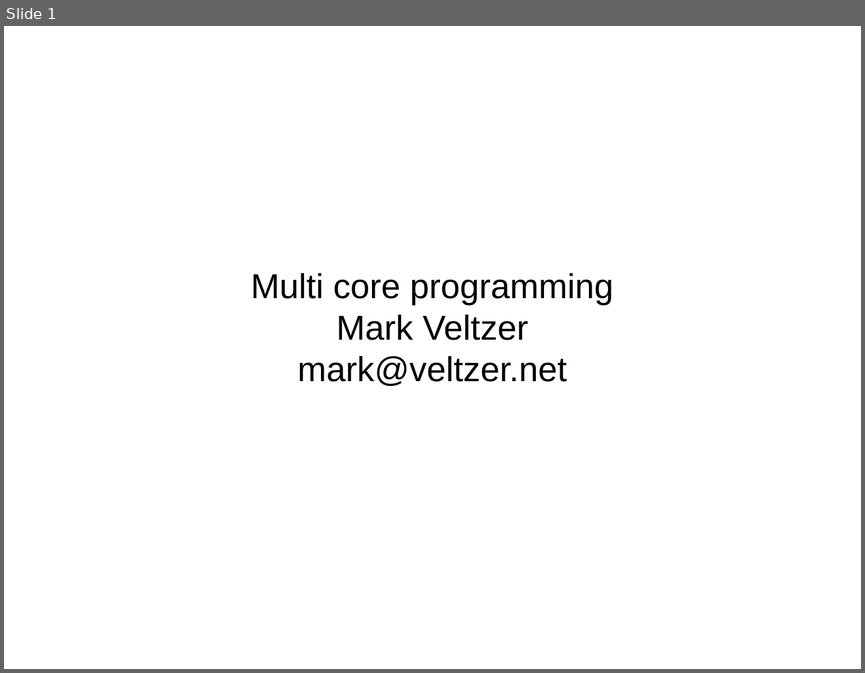
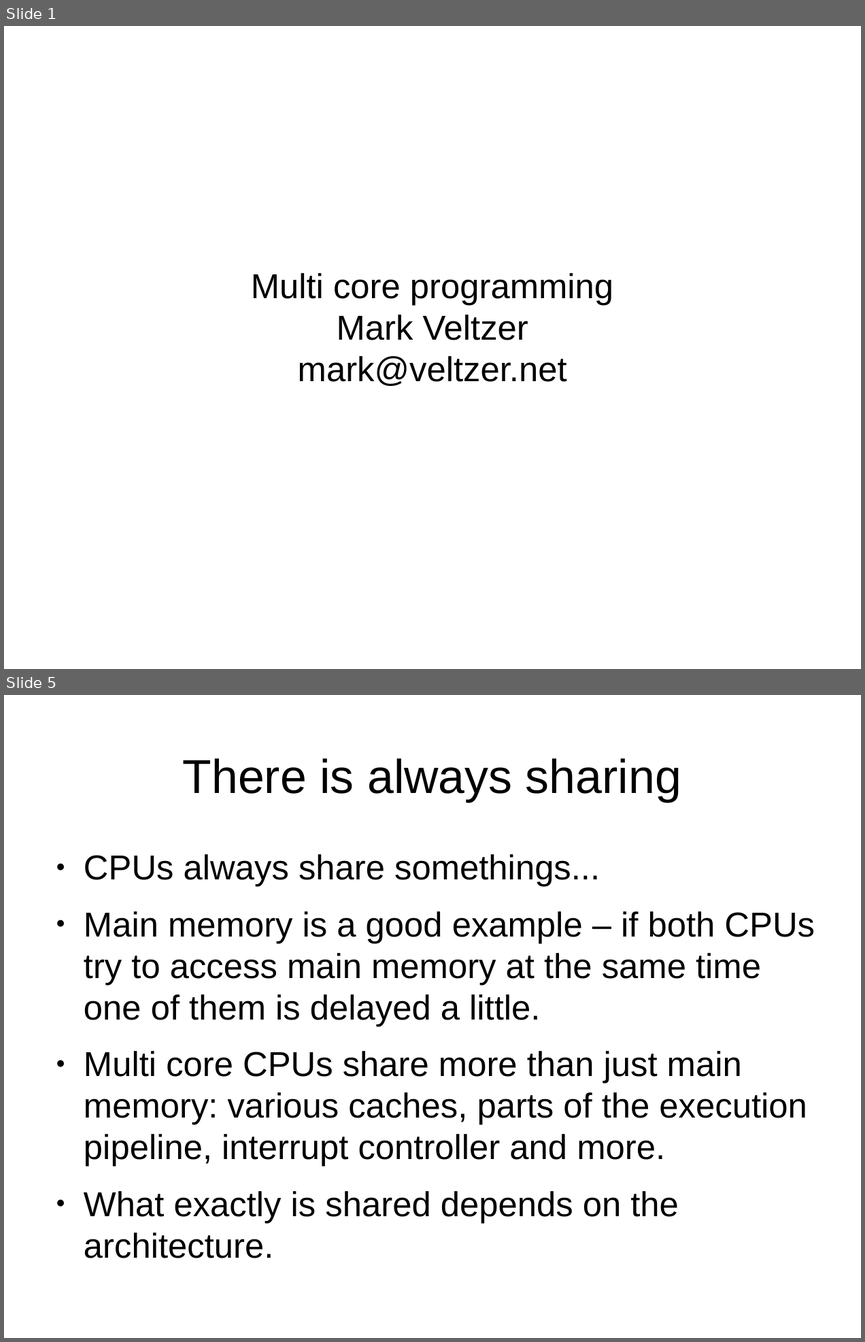
Before and after one commit to veltzer/demos-linux, a slide deck: multi_core/multicore.odp. Shown one above the other, each under a label of ours: slide 1 before the commit, slides 1 and 5 after it; the slides between them are not shown. The pictures are 865x673 and 865x1342 pixels, drawn with LibreOffice and Linux fonts; fonts in the diff are those of the drawing. Boxes give left, top, right and bottom in pixels: in the first picture for what was removed or moved away, otherwise in the second. Text is boxed around its words. In the diff, an @@ line names an element or a change of style, - is before the commit and + after.

```diff
--- a/multi_core/multicore.odp
+++ b/multi_core/multicore.odp
@@ slide 5 added at [4,695,861,1338], background #FFFFFF @@
@@ title added at [183,758,681,802], 44 pt, text #000000 @@
+There is always sharing
@@ text added at [84,854,815,1258], 32 pt, text #000000 @@
+● CPUs always share somethings...
+● Main memory is a good example – if both CPUs try to access main memory at the same time one of them is delayed a little.
+● Multi core CPUs share more than just main memory: various caches, parts of the execution pipeline, interrupt controller and more.
+● What exactly is shared depends on the architecture.
```
Also in this commit, not shown: 65 other slides added, 1 slide removed, 1 other file.
